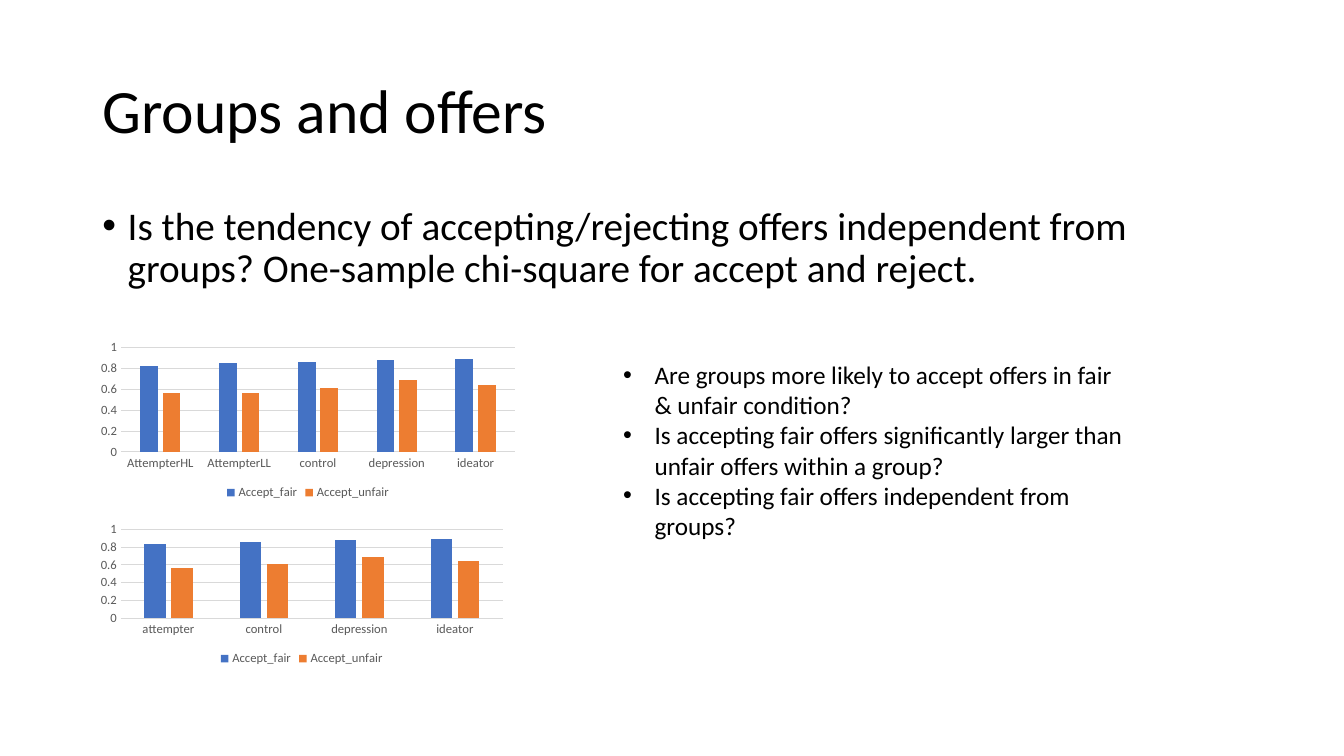
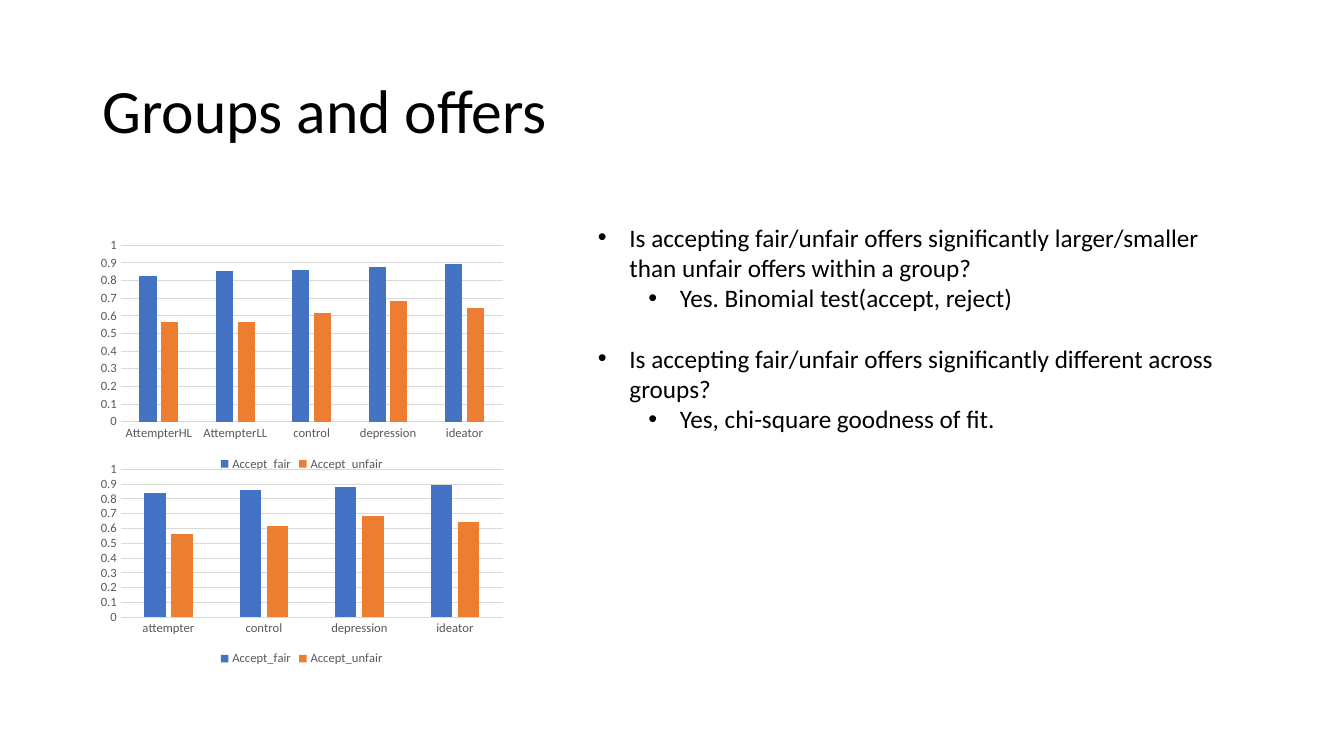
Before and after one commit to kezhangeco/Suicide_UG, a slide deck: slide 4 of UG_results.pptx. Drawn at 1344x756 pixels with LibreOffice and Linux fonts; fonts in the diff are those of the drawing. Boxes give left, top, right and bottom in pixels: in the first picture for what was removed or moved away, otherwise in the second. Text is boxed around its words. In the diff, an @@ line names an element or a change of style, - is before the commit and + after.

```diff
--- a/UG_results.pptx
+++ b/UG_results.pptx
@@ column chart resized from (x1=93, y1=337, x2=524, y2=504) to (x1=93, y1=233, x2=511, y2=475) @@
@@ text removed at (x1=128, y1=212, x2=1127, y2=289) @@
-• Is the tendency of accepting/rejecting offers independent from groups? One-sample chi-square for accept and reject.
@@ text at (x1=629, y1=229, x2=1212, y2=433): text changed @@
-• Are groups more likely to accept offers in fair & unfair condition?
-• Is accepting fair offers significantly larger than unfair offers within a group?
-• Is accepting fair offers independent from groups?
+• Is accepting fair/unfair offers significantly larger/smaller than unfair offers within a group?
+  • Yes. Binomial test(accept, reject)
+• Is accepting fair/unfair offers significantly different across groups?
+  • Yes, chi-square goodness of fit.
@@ column chart resized from (x1=93, y1=519, x2=511, y2=670) to (x1=93, y1=458, x2=511, y2=670) @@
```
Also in this commit, not shown: 2 slides added, 6 other files.
